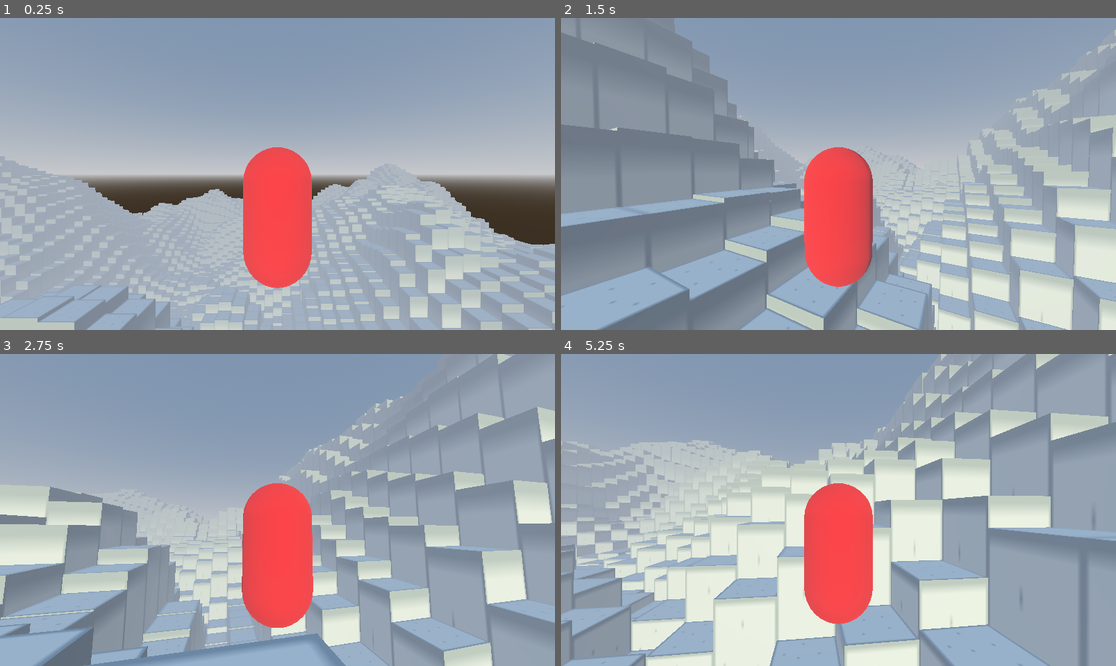
Above: before the commit, frames 1-4 (two rows, left to right).
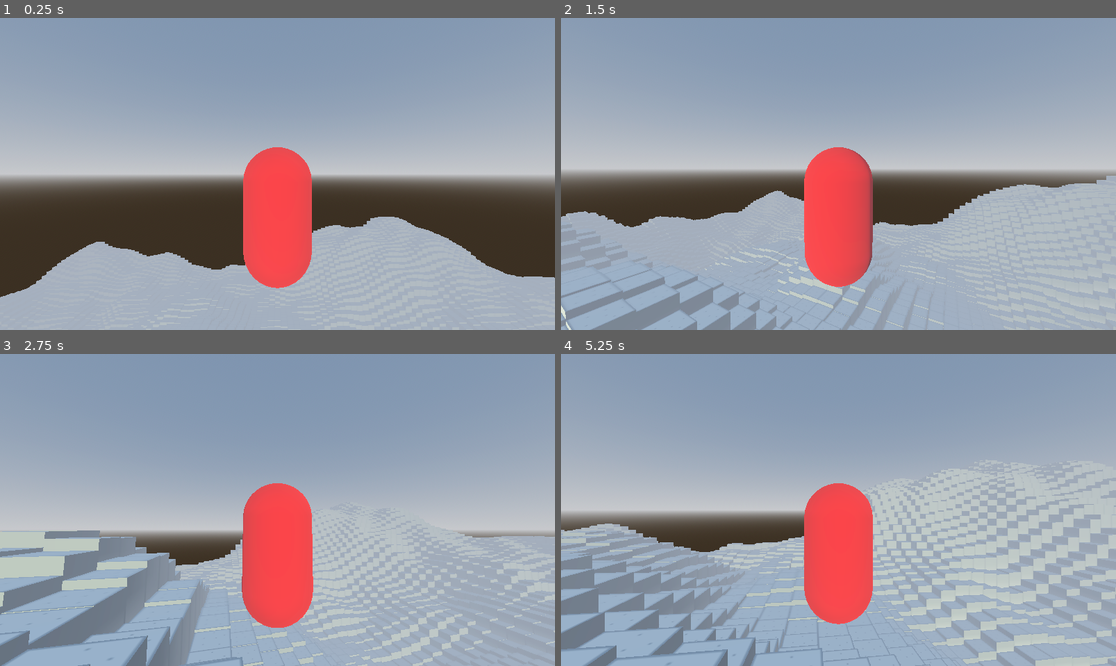
Above: after the commit, the same moments.

Repository: AkivaNugent/CSI-280_PROJECT-OCTOPUS
Game: Godot game, scene res://node_3d.tscn
Two runs of this game, one before a commit and one after it. Both use one fixed random seed, a clock stepped at 60 frames per second and the inputs below.
Inputs (mouse positions are in pixels of both pictures, inside the frame that each line leads up to):
- Up to frame 1 (0.25 s): no input
- Up to frame 2 (1.5 s): tap Enter (ui_accept) at 0.5, 0.77 s; move the mouse to (866, 174) at 0.52 s; hold W (up) from 0.53 s (still down); move the mouse to (810, 174) at 1.27 s
- Up to frame 3 (2.75 s): keep holding W (up); tap Enter (ui_accept) at 1.52 s; move the mouse to (288, 503) at 2.02 s
- Up to frame 4 (5.25 s): keep holding W (up); move the mouse to (832, 516) at 2.77 s; tap Enter (ui_accept) at 3.02, 3.77, 4.52 s; move the mouse to (877, 513) at 3.52 s; move the mouse to (794, 506) at 4.27 s; move the mouse to (844, 510) at 5.02 s

The runs differ from the first frame. In frame 1, 21% of the frame differs, in the area x 0-100%, y 44-100%; in frame 2, 49%, in the area x 0-100%, y 0-100%; in frame 3, 32%; in frame 4, 48%.

Commit message:
Made the terrain only go up, not down.

Diff:
--- a/project_octopus/node_3d.tscn
+++ b/project_octopus/node_3d.tscn
@@ -1,7 +1,8 @@
-[gd_scene load_steps=9 format=3 uid="uid://11nairsk57pk"]
+[gd_scene load_steps=10 format=3 uid="uid://11nairsk57pk"]
 
 [ext_resource type="Script" path="res://worldrenderer.gd" id="1_bydk5"]
 [ext_resource type="Script" path="res://player.gd" id="1_d34xq"]
+[ext_resource type="PackedScene" uid="uid://vkgclr823rn7" path="res://tile.tscn" id="3_p8hm3"]
 
 [sub_resource type="ProceduralSkyMaterial" id="ProceduralSkyMaterial_4qqdx"]
 sky_horizon_color = Color(0.64625, 0.65575, 0.67075, 1)
@@ -31,8 +32,11 @@
 environment = SubResource("Environment_opreq")
 script = ExtResource("1_bydk5")
 
+[node name="Tile4" parent="WorldEnvironment" instance=ExtResource("3_p8hm3")]
+transform = Transform3D(100, 0, 0, 0, 0.562, 0, 0, 0, 100, 0.119, -14.222, 4.137)
+
 [node name="Player" type="CharacterBody3D" parent="."]
-transform = Transform3D(1, 0, 0, 0, 1, 0, 0, 0, 1, 0, 15.8157, 0)
+transform = Transform3D(1, 0, 0, 0, 1, 0, 0, 0, 1, 0, 40.1086, 0)
 script = ExtResource("1_d34xq")
 
 [node name="MeshInstance3D" type="MeshInstance3D" parent="Player"]
--- a/project_octopus/worldrenderer.gd
+++ b/project_octopus/worldrenderer.gd
@@ -1,6 +1,7 @@
 extends Node
 
 const GRID_SIZE = 100
+const MAX_HEIGHT = 40
 
 # Called when the node enters the scene tree for the first time.
 func _ready() -> void:
@@ -13,8 +14,10 @@
 		for z in range(GRID_SIZE):
 			var newTile = tileScene.instantiate()
 			add_child(newTile)
-			newTile.position = Vector3(x - (GRID_SIZE / 2), 0.0, z - (GRID_SIZE / 2))
-			newTile.scale = Vector3(1.0, (noisegen.get_noise_2d(x,z) * 80) + 1.0, 1.0)
+
+			var tileHeight = (noisegen.get_noise_2d(x,z) * (MAX_HEIGHT / 2)) + (MAX_HEIGHT / 2)
+			newTile.position = Vector3(x - (GRID_SIZE / 2), 0.0 + (tileHeight / 2), z - (GRID_SIZE / 2))
+			newTile.scale = Vector3(1.0, tileHeight + 1.0, 1.0)
 
 # Called every frame. 'delta' is the elapsed time since the previous frame.
 func _process(delta: float) -> void:
